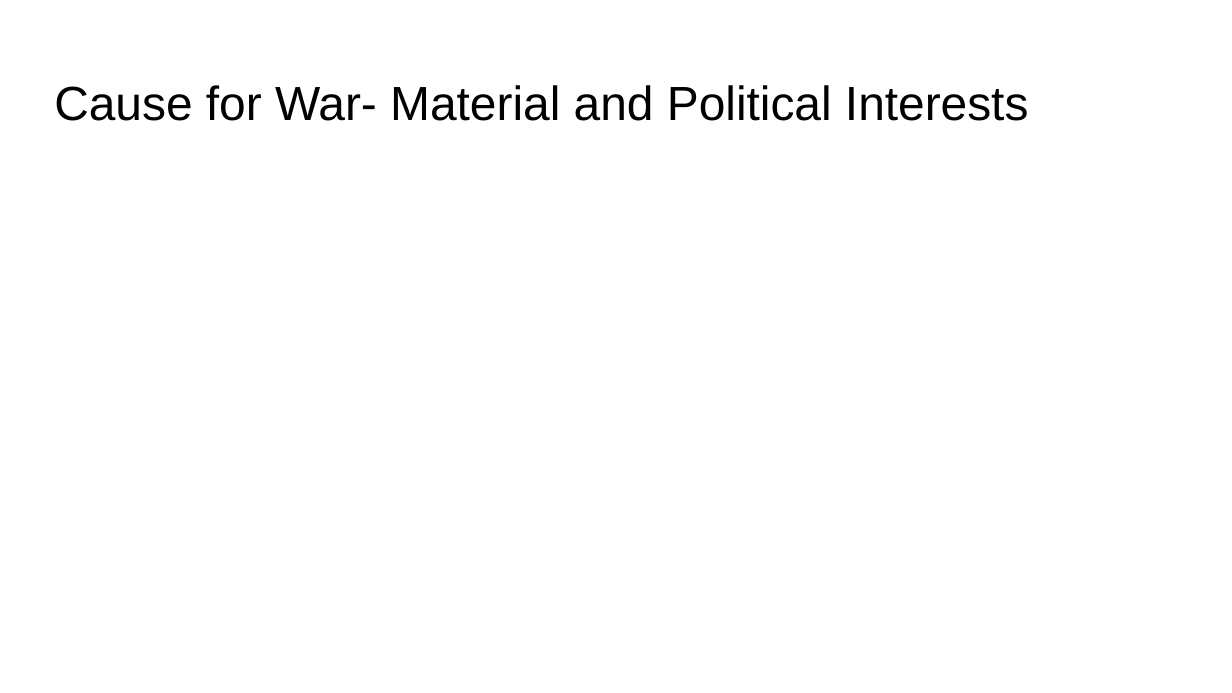
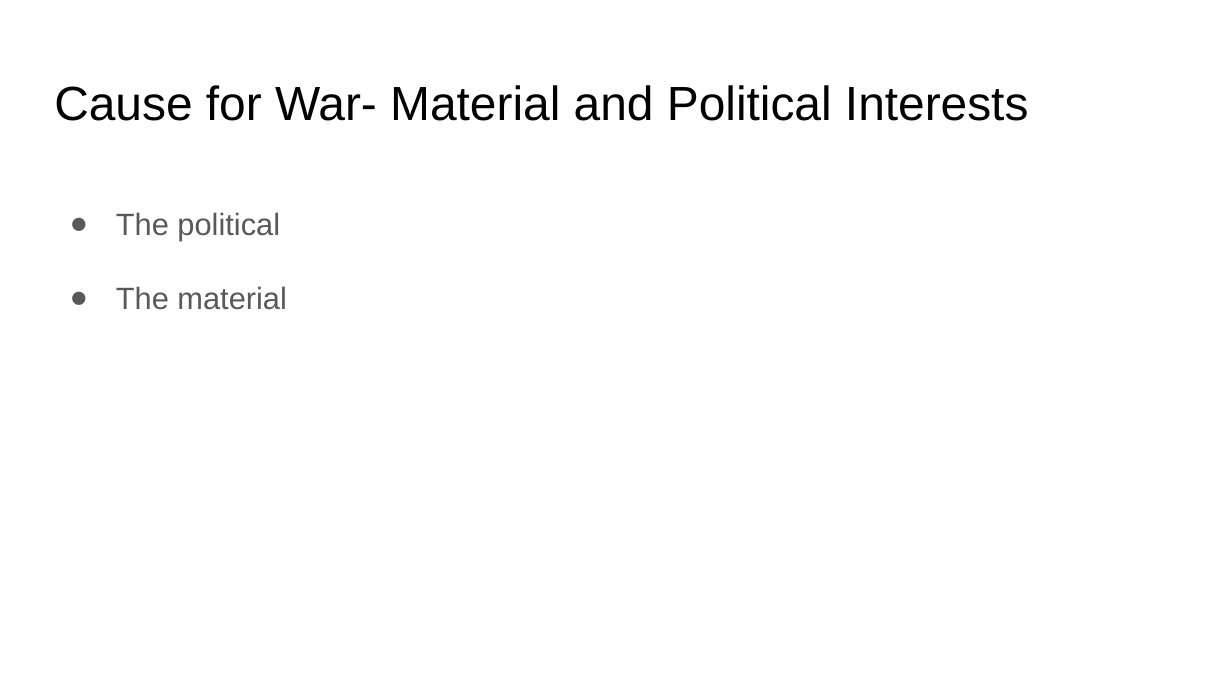
Before and after one commit to arkelf/finalproject, a slide deck: slide 7 of Myanmar presentation.pptx (slide 9 before the commit). Drawn at 1232x693 pixels with LibreOffice and Linux fonts; fonts in the diff are those of the drawing. Boxes give left, top, right and bottom in pixels: in the first picture for what was removed or moved away, otherwise in the second. Text is boxed around its words. In the diff, an @@ line names an element or a change of style, - is before the commit and + after.

```diff
--- a/Myanmar presentation.pptx
+++ b/Myanmar presentation.pptx
@@ text added at bbox=[116, 212, 286, 310], 18 pt, text #595959 @@
+● The political
+● The material
```
Also in this commit, not shown: 3 other slides changed, 13 slides added, 11 slides removed.
